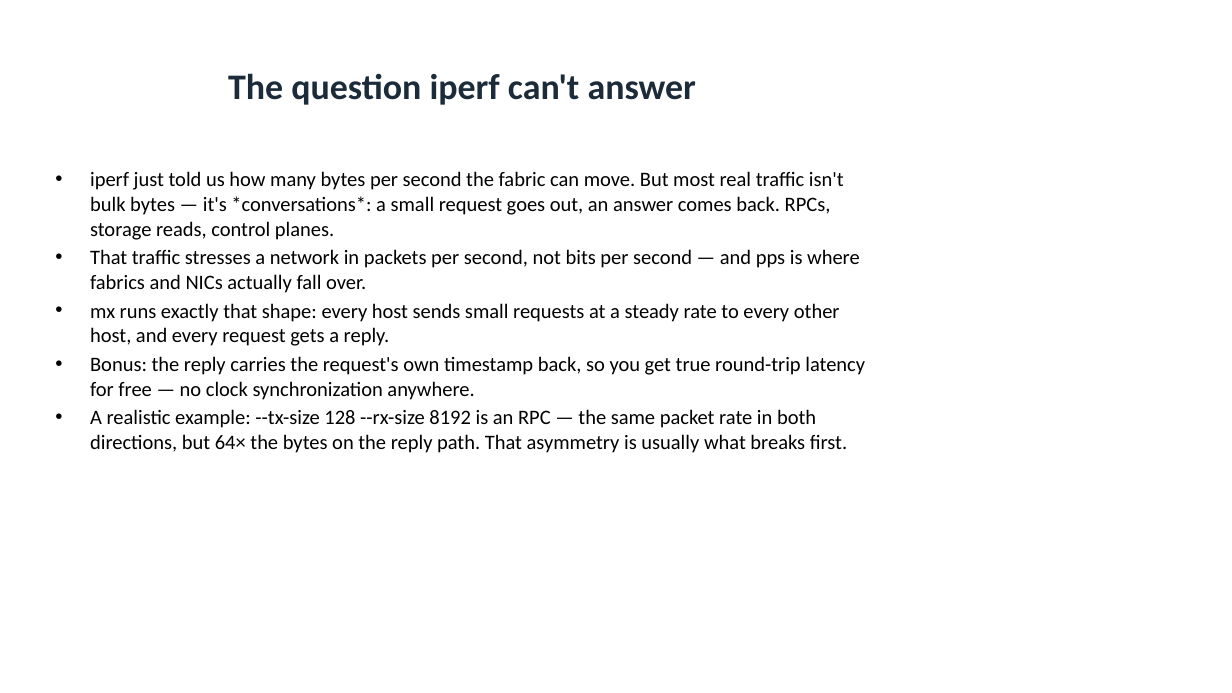
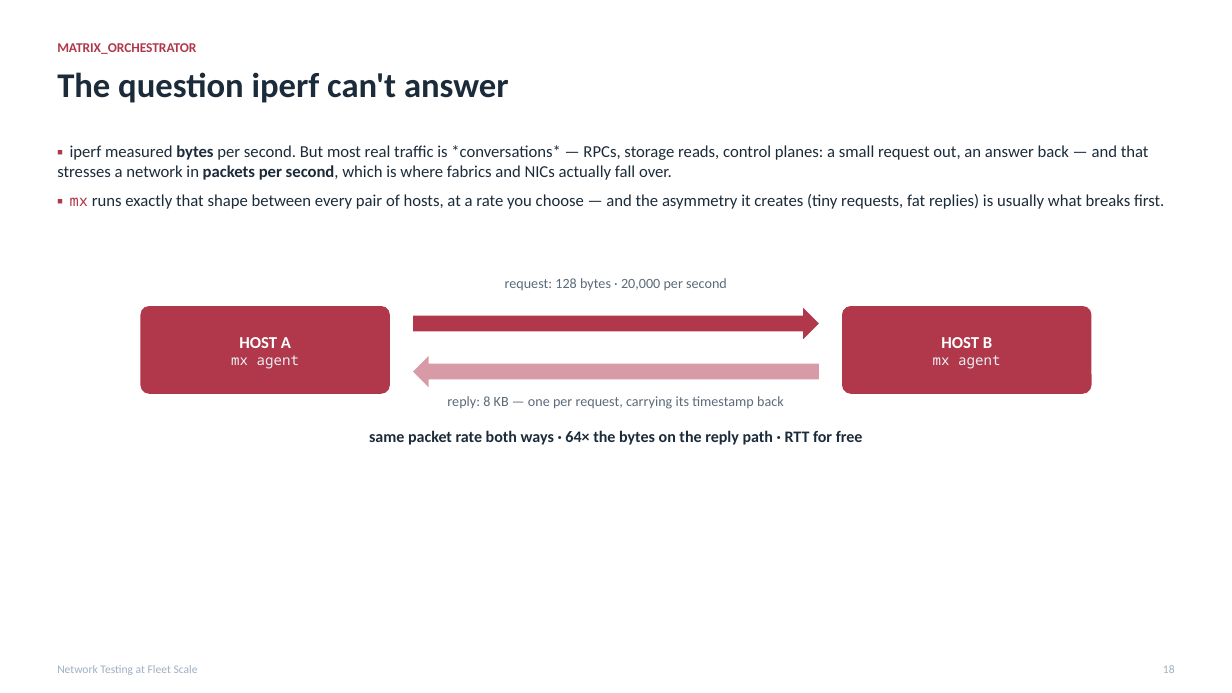
Before and after one commit to MartinGallagher-code/presentations, a slide deck: slide 18 of network-testing/network_testing.pptx. Drawn at 1232x693 pixels with LibreOffice and Linux fonts; fonts in the diff are those of the drawing. Boxes give left, top, right and bottom in pixels: in the first picture for what was removed or moved away, otherwise in the second. Text is boxed around its words. In the diff, an @@ line names an element or a change of style, - is before the commit and + after.

```diff
--- a/network-testing/network_testing.pptx
+++ b/network-testing/network_testing.pptx
@@ text added at box(57, 43, 196, 54), 10.5 pt, text #B0384A, bold @@
+MATRIX_ORCHESTRATOR
@@ text "The question iperf can't answer": place and size @@
-text "The question iperf can't answer" at box(228, 73, 696, 105)
+text "The question iperf can't answer" at box(57, 72, 509, 103)
@@ text "The question iperf can't answer" at box(57, 72, 509, 103): size 28 to 27 pt; alignment centre to left; vertical alignment middle to top @@
@@ text added at box(57, 145, 1164, 209), 13 pt, text #1C2B3A @@
+▪ iperf measured bytes per second. But most real traffic is *conversations* — RPCs, storage reads, control planes: a small request out, an answer back — and that stresses a network in packets per second, which is where fabrics and NICs actually fall over.
+▪ mx runs exactly that shape between every pair of hosts, at a rate you choose — and the asymmetry it creates (tiny requests, fat replies) is usually what breaks first.
@@ text removed at box(90, 171, 865, 453) @@
-• iperf just told us how many bytes per second the fabric can move. But most real traffic isn't bulk bytes — it's *conversations*: a small request goes out, an answer comes back. RPCs, storage reads, control planes.
-• That traffic stresses a network in packets per second, not bits per second — and pps is where fabrics and NICs actually fall over.
-• mx runs exactly that shape: every host sends small requests at a steady rate to every other host, and every request gets a reply.
-• Bonus: the reply carries the request's own timestamp back, so you get true round-trip latency for free — no clock synchronization anywhere.
-• A realistic example: --tx-size 128 --rx-size 8192 is an RPC — the same packet rate in both directions, but 64× the bytes on the reply path. That asymmetry is usually what breaks first.
@@ text added at box(505, 278, 727, 290), 11 pt, text #5C6B7A @@
+request: 128 bytes · 20,000 per second
@@ rounded rectangle added at box(140, 306, 390, 394), fill #B0384A, 11 pt, text #EAEFF5 @@
+HOST A
+mx agent
@@ right arrow added at box(413, 308, 819, 339), fill #B0384A @@
@@ rounded rectangle added at box(842, 306, 1092, 394), fill #B0384A, 11 pt, text #EAEFF5 @@
+HOST B
+mx agent
@@ left arrow added at box(413, 356, 819, 387), fill #D89AA6 @@
@@ text added at box(447, 396, 784, 409), 11 pt, text #5C6B7A @@
+reply: 8 KB — one per request, carrying its timestamp back
@@ text added at box(369, 430, 863, 445), 12.5 pt, text #1C2B3A, bold @@
+same packet rate both ways · 64× the bytes on the reply path · RTT for free
@@ text added at box(57, 665, 198, 675), 9 pt, text #9FB0C1 @@
+Network Testing at Fleet Scale
@@ text added at box(1163, 665, 1175, 673), 9 pt, text #9FB0C1 @@
+18
```
Also in this commit, not shown: 33 other slides changed, 1 slide added, 1 slide removed, 2 other files.
